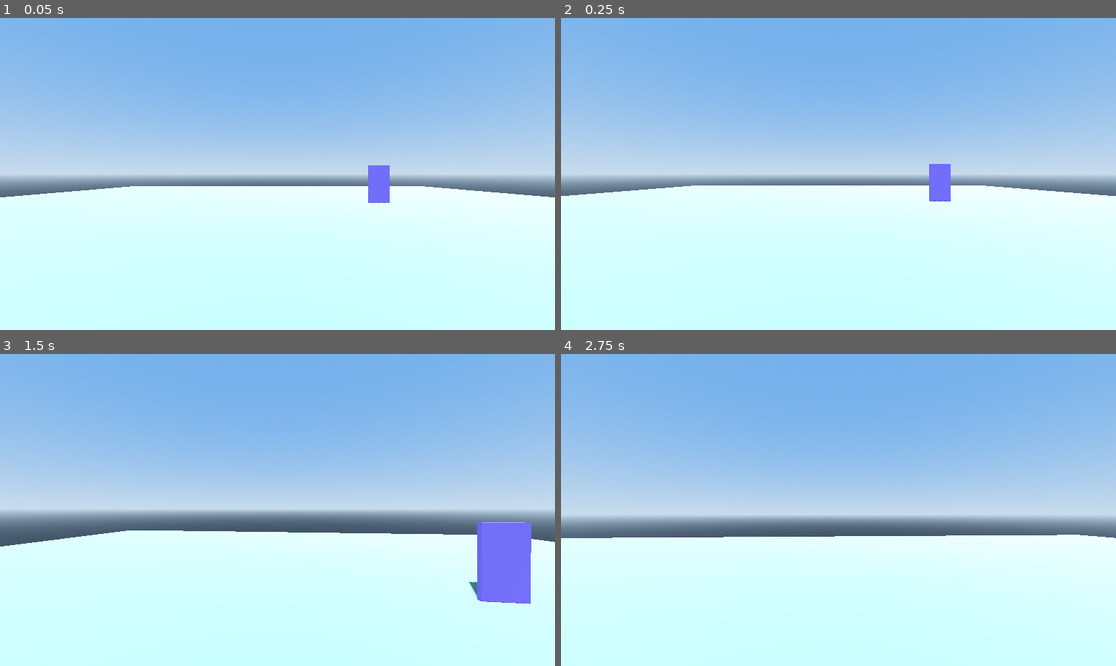
Above: before the commit, frames 1-4 (two rows, left to right).
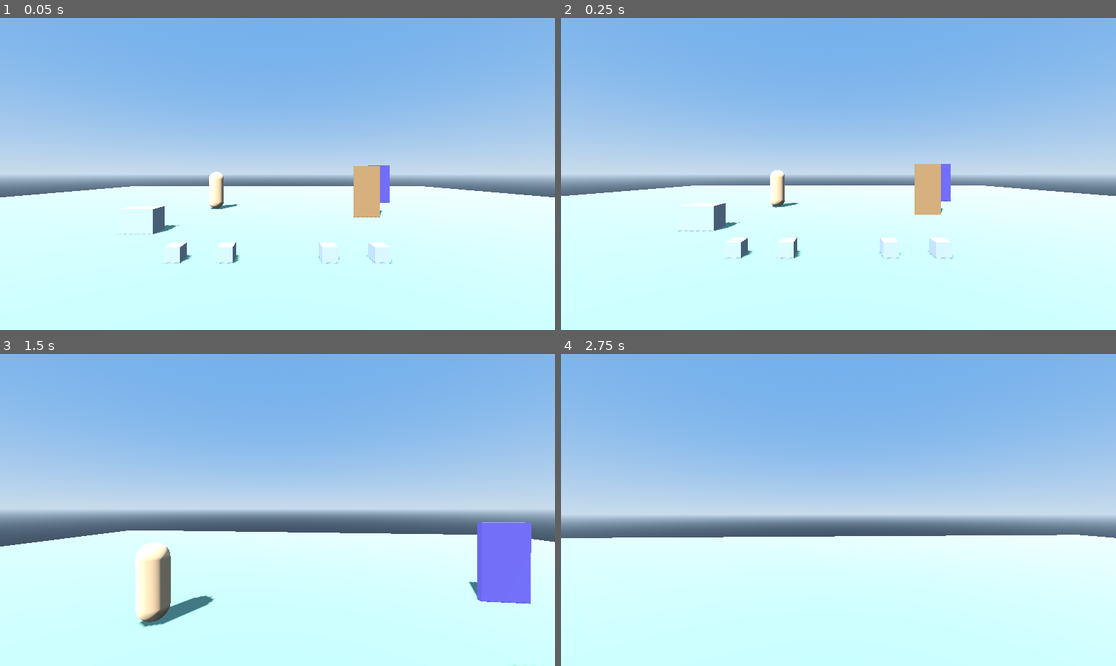
Above: after the commit, the same moments.

Repository: gatorpazz/open-world-game
Game: Godot game, scene res://scenes/debug/interaction_debug.tscn
The game is run twice, just before and just after one commit, with the same random seed, the same clock (stepped at 60 frames per second) and the same inputs. This scene is started directly instead of the project's main scene.
Inputs (mouse positions are in pixels of both pictures, inside the frame that each line leads up to):
- Up to frame 1 (0.05 s): no input
- Up to frame 2 (0.25 s): no input
- Up to frame 3 (1.5 s): tap Enter at 0.5 s; move the mouse to (305, 510) at 0.52 s; hold E (interact) 0.53-1.28 s; hold W (move_forward) from 0.53 s (still down); click (305, 510) at 0.67 s; tap Space (jump) at 0.77 s; move the mouse to (249, 510) at 1.27 s; tap E (interact) at 1.35 s
- Up to frame 4 (2.75 s): keep holding W (move_forward); tap Space (jump) at 1.52 s; move the mouse to (849, 503) at 2.02 s; hold Shift from 2.03 s (still down); tap E (interact) at 2.3 s

The runs differ from the first frame. In frame 1, 1.8% of the frame differs, in the area x 20-71%, y 47-79%; in frame 2, 1.8%; in frame 3, 1.9%, in the area x 24-95%, y 60-100%; in frame 4, nothing differs.

Commit message:
debug: fill interaction debug scenes with spec 003 content
Exterior: pickups (gem, draught, two ore piles that flip encumbrance), the
Worn Chest with an authored local-to-scene inventory, a hinged door, Hunald,
and the load-door pair into the interior room and back. WorldContainer gains
a per-instance display_name pushed to its Interactable. Manual checklist
lives in the scene root script's doc comment.

Co-Authored-By: Claude Fable 5 <noreply@anthropic.com>

Diff:
--- a/scenes/debug/interaction_debug.tscn
+++ b/scenes/debug/interaction_debug.tscn
@@ -1,6 +1,19 @@
-[gd_scene load_steps=8 format=3]
+[gd_scene load_steps=22 format=3]
 
-[ext_resource type="PackedScene" path="res://scenes/world/transition_door.tscn" id="1_transition_door"]
+[ext_resource type="Script" path="res://scripts/debug/interaction_debug.gd" id="1_debug_root"]
+[ext_resource type="PackedScene" path="res://scenes/world/transition_door.tscn" id="2_transition_door"]
+[ext_resource type="PackedScene" path="res://scenes/world/world_item.tscn" id="3_world_item"]
+[ext_resource type="PackedScene" path="res://scenes/world/world_container.tscn" id="4_world_container"]
+[ext_resource type="PackedScene" path="res://scenes/world/hinged_door.tscn" id="5_hinged_door"]
+[ext_resource type="PackedScene" path="res://scenes/world/talk_stub.tscn" id="6_talk_stub"]
+[ext_resource type="Script" path="res://scripts/resources/inventory.gd" id="7_inventory"]
+[ext_resource type="Script" path="res://scripts/resources/item_stack.gd" id="8_item_stack"]
+[ext_resource type="Resource" path="res://data/items/flawed_gem.tres" id="9_flawed_gem"]
+[ext_resource type="Resource" path="res://data/items/healing_draught.tres" id="10_healing_draught"]
+[ext_resource type="Resource" path="res://data/items/sack_of_ore.tres" id="11_sack_of_ore"]
+[ext_resource type="Resource" path="res://data/items/iron_sword.tres" id="12_iron_sword"]
+[ext_resource type="Resource" path="res://data/items/mana_draught.tres" id="13_mana_draught"]
+[ext_resource type="Resource" path="res://data/items/bone_amulet.tres" id="14_bone_amulet"]
 
 [sub_resource type="ProceduralSkyMaterial" id="sky_mat"]
 sky_top_color = Color(0.35, 0.55, 0.85, 1)
@@ -26,7 +39,29 @@
 [sub_resource type="BoxShape3D" id="shape_ground"]
 size = Vector3(40, 1, 40)
 
+[sub_resource type="Resource" id="stack_sword"]
+script = ExtResource("8_item_stack")
+item = ExtResource("12_iron_sword")
+count = 1
+
+[sub_resource type="Resource" id="stack_draughts"]
+script = ExtResource("8_item_stack")
+item = ExtResource("13_mana_draught")
+count = 3
+
+[sub_resource type="Resource" id="stack_amulet"]
+script = ExtResource("8_item_stack")
+item = ExtResource("14_bone_amulet")
+count = 1
+
+[sub_resource type="Resource" id="chest_inventory"]
+resource_local_to_scene = true
+script = ExtResource("7_inventory")
+stacks = Array[ExtResource("8_item_stack")]([SubResource("stack_sword"), SubResource("stack_draughts"), SubResource("stack_amulet")])
+gold = 0
+
 [node name="InteractionDebug" type="Node3D"]
+script = ExtResource("1_debug_root")
 
 [node name="WorldEnvironment" type="WorldEnvironment" parent="."]
 environment = SubResource("env")
@@ -50,7 +85,39 @@
 [node name="from_interior" type="Marker3D" parent="." groups=["spawn_points"]]
 transform = Transform3D(1, 0, 0, 0, 1, 0, 0, 0, 1, 6, 0.1, -2)
 
-[node name="DoorToInterior" parent="." instance=ExtResource("1_transition_door")]
+[node name="Pickups" type="Node3D" parent="."]
+
+[node name="FlawedGem" parent="Pickups" instance=ExtResource("3_world_item")]
+transform = Transform3D(1, 0, 0, 0, 1, 0, 0, 0, 1, -2, 0, 4)
+item = ExtResource("9_flawed_gem")
+
+[node name="HealingDraught" parent="Pickups" instance=ExtResource("3_world_item")]
+transform = Transform3D(1, 0, 0, 0, 1, 0, 0, 0, 1, -1, 0, 4)
+item = ExtResource("10_healing_draught")
+
+[node name="OrePileA" parent="Pickups" instance=ExtResource("3_world_item")]
+transform = Transform3D(1, 0, 0, 0, 1, 0, 0, 0, 1, 1, 0, 4)
+item = ExtResource("11_sack_of_ore")
+count = 3
+
+[node name="OrePileB" parent="Pickups" instance=ExtResource("3_world_item")]
+transform = Transform3D(1, 0, 0, 0, 1, 0, 0, 0, 1, 2, 0, 4)
+item = ExtResource("11_sack_of_ore")
+count = 3
+
+[node name="WornChest" parent="." instance=ExtResource("4_world_container")]
+transform = Transform3D(1, 0, 0, 0, 1, 0, 0, 0, 1, -4, 0, 2)
+display_name = "Worn Chest"
+inventory = SubResource("chest_inventory")
+
+[node name="WoodenDoor" parent="." instance=ExtResource("5_hinged_door")]
+transform = Transform3D(1, 0, 0, 0, 1, 0, 0, 0, 1, 3, 0, 0)
+
+[node name="Hunald" parent="." instance=ExtResource("6_talk_stub")]
+transform = Transform3D(1, 0, 0, 0, 1, 0, 0, 0, 1, -3, 0, -2)
+npc_name = "Hunald"
+
+[node name="DoorToInterior" parent="." instance=ExtResource("2_transition_door")]
 transform = Transform3D(1, 0, 0, 0, 1, 0, 0, 0, 1, 6, 0, -4)
 target_scene = "res://scenes/debug/interaction_debug_interior.tscn"
 spawn_point = &"from_exterior"
--- a/scenes/debug/interaction_debug_interior.tscn
+++ b/scenes/debug/interaction_debug_interior.tscn
@@ -1,6 +1,13 @@
-[gd_scene load_steps=6 format=3]
+[gd_scene load_steps=15 format=3]
 
 [ext_resource type="PackedScene" path="res://scenes/world/transition_door.tscn" id="1_transition_door"]
+[ext_resource type="PackedScene" path="res://scenes/world/world_item.tscn" id="2_world_item"]
+[ext_resource type="PackedScene" path="res://scenes/world/world_container.tscn" id="3_world_container"]
+[ext_resource type="Script" path="res://scripts/resources/inventory.gd" id="4_inventory"]
+[ext_resource type="Script" path="res://scripts/resources/item_stack.gd" id="5_item_stack"]
+[ext_resource type="Resource" path="res://data/items/hunting_bow.tres" id="6_hunting_bow"]
+[ext_resource type="Resource" path="res://data/items/plain_ring.tres" id="7_plain_ring"]
+[ext_resource type="Resource" path="res://data/items/healing_draught.tres" id="8_healing_draught"]
 
 [sub_resource type="StandardMaterial3D" id="mat_floor"]
 albedo_color = Color(0.4, 0.35, 0.3, 1)
@@ -18,6 +25,22 @@
 ambient_light_source = 1
 ambient_light_color = Color(0.9, 0.85, 0.7, 1)
 ambient_light_energy = 0.4
+
+[sub_resource type="Resource" id="stack_ring"]
+script = ExtResource("5_item_stack")
+item = ExtResource("7_plain_ring")
+count = 1
+
+[sub_resource type="Resource" id="stack_draughts"]
+script = ExtResource("5_item_stack")
+item = ExtResource("8_healing_draught")
+count = 2
+
+[sub_resource type="Resource" id="crate_inventory"]
+resource_local_to_scene = true
+script = ExtResource("4_inventory")
+stacks = Array[ExtResource("5_item_stack")]([SubResource("stack_ring"), SubResource("stack_draughts")])
+gold = 0
 
 [node name="InteractionDebugInterior" type="Node3D"]
 
@@ -43,6 +66,15 @@
 [node name="from_exterior" type="Marker3D" parent="." groups=["spawn_points"]]
 transform = Transform3D(1, 0, 0, 0, 1, 0, 0, 0, 1, 0, 0.1, 4)
 
+[node name="HuntingBow" parent="." instance=ExtResource("2_world_item")]
+transform = Transform3D(1, 0, 0, 0, 1, 0, 0, 0, 1, -2, 0, 0)
+item = ExtResource("6_hunting_bow")
+
+[node name="DustyCrate" parent="." instance=ExtResource("3_world_container")]
+transform = Transform3D(1, 0, 0, 0, 1, 0, 0, 0, 1, 2, 0, 0)
+display_name = "Dusty Crate"
+inventory = SubResource("crate_inventory")
+
 [node name="DoorToExterior" parent="." instance=ExtResource("1_transition_door")]
 transform = Transform3D(1, 0, 0, 0, 1, 0, 0, 0, 1, 0, 0, 5.5)
 target_scene = "res://scenes/debug/interaction_debug.tscn"
--- /dev/null
+++ b/scripts/debug/interaction_debug.gd
@@ -0,0 +1,13 @@
+extends Node3D
+## Debug scene for spec 003. Run with F6; Game spawns the player at "default".
+##
+## Manual checklist:
+## - HUD prompt appears/disappears per target, with the right verb per object.
+## - E takes items; taking BOTH Sack of Ore piles (6 sacks, 180 weight) flips
+##   encumbrance and visibly slows movement.
+## - Worn Chest: Take moves one stack, Take All empties it, contents persist
+##   across close/reopen.
+## - Wooden Door swings open and closed on use.
+## - The purple load-door round-trips to the interior and back, landing at the
+##   named spawn points; loot and skill xp survive the trip.
+## - Hunald: "Talk Hunald" prompt, placeholder line in the output log.
--- a/scripts/world/world_container.gd
+++ b/scripts/world/world_container.gd
@@ -10,11 +10,17 @@
 
 const PANEL_SCENE := preload("res://scenes/ui/container_panel.tscn")
 
+@export var display_name := "Container"
 @export var inventory: Inventory
 
 @onready var interactable: Interactable = $Interactable
 
 var _panel: ContainerPanel = null
+
+
+## Before the child Interactable's _ready assert: prompt name per instance.
+func _enter_tree() -> void:
+	($Interactable as Interactable).display_name = display_name
 
 
 func _ready() -> void:
--- a/tests/scenes/test_container.gd
+++ b/tests/scenes/test_container.gd
@@ -15,6 +15,7 @@
 	_player = PLAYER_SCENE.instantiate()
 	add_child_autofree(_player)
 	_container = CONTAINER_SCENE.instantiate()
+	_container.display_name = "Worn Chest"
 	var stocked := Inventory.new()
 	stocked.add_item(IRON_SWORD, 1)
 	stocked.add_item(MANA_DRAUGHT, 3)
@@ -70,6 +71,10 @@
 			func(child: Node) -> bool: return child is ContainerPanel).size(), 1)
 
 
+func test_prompt_uses_container_display_name() -> void:
+	assert_eq(_container.interactable.get_prompt(), "Open Worn Chest")
+
+
 func test_take_with_no_selection_is_noop() -> void:
 	var panel := _open_panel()
 	panel.take_selected()
Not shown, added: scripts/debug/interaction_debug.gd.uid
